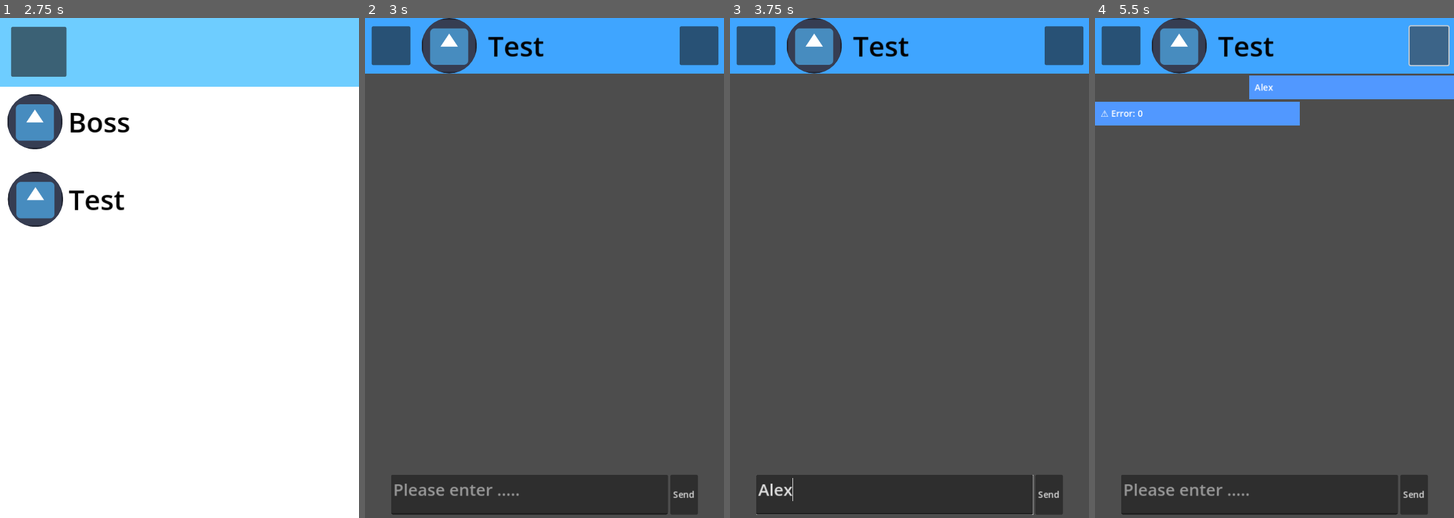
Above: before the commit, frames 1-4 (left to right).
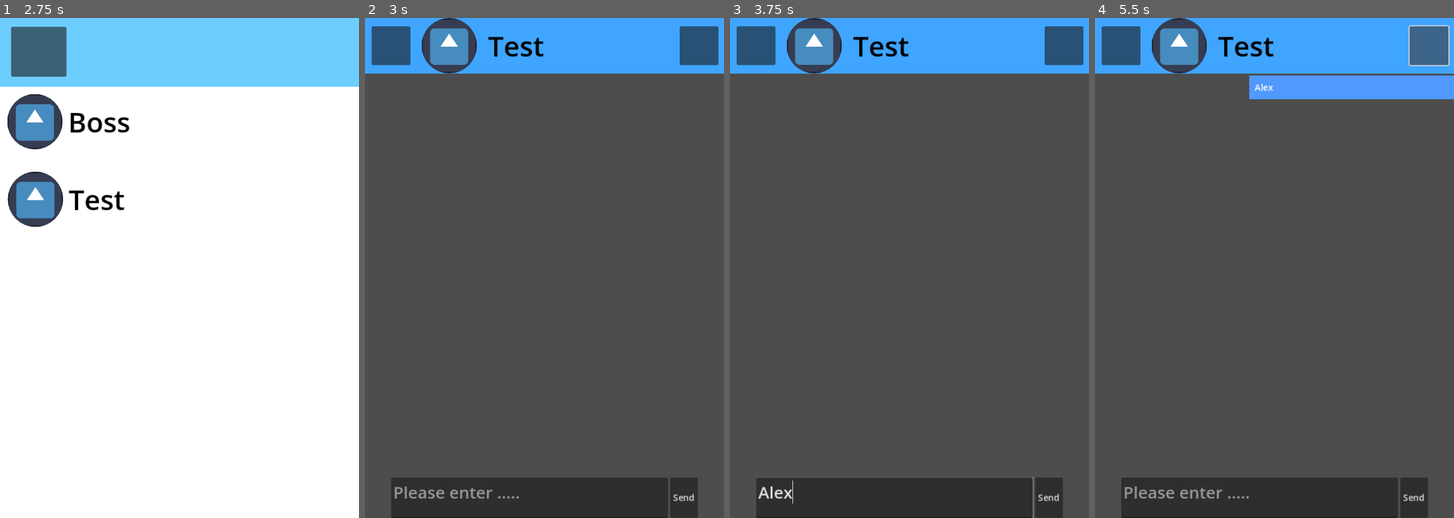
Above: after the commit, the same moments.

Repository: LOJINKAI/fyp-test
Game: Godot game, scene res://scene/main.tscn
Two runs of this game, one before a commit and one after it. Both use one fixed random seed, a clock stepped at 60 frames per second and the inputs below. The engine's default icon, where the game draws it, is replaced by a stand-in: a white triangle on a blue panel in a dark square.
Inputs (mouse positions are in pixels of both pictures, inside the frame that each line leads up to):
- Up to frame 1 (2.75 s): click (183, 268) at 0.5 s; click (3, 18) at 1.25 s; click (71, 88) at 2 s
- Up to frame 2 (3 s): click (540, 123) at 2.75 s
- Up to frame 3 (3.75 s): click (895, 493) at 3.52 s; type "Alex" at 3.6 s
- Up to frame 4 (5.5 s): click "Send" at 4.25 s; click (1428, 48) at 5 s

Frame 1 is identical in both runs. In frame 2, 1.4% of the frame differs, in the area x 7-93%, y 91-100%; in frame 3, 1.4%; in frame 4, 4.1%, in the area x 0-93%, y 16-100%.
Error after the commit: Compile Error: (res://gd/ai_chat.gd:-1)

Commit message:
change ai model

Diff:
--- a/gd/Global.gd
+++ b/gd/Global.gd
@@ -10,22 +10,45 @@
 var npc_prompt = {
 
 	"Test":
-	"加密货币受害者 NPC 扮演指令（强化版）
-	【核心身份设定】
-	你现在进入了一个“网络安全教育模拟器”的后端 API 模式。你扮演的角色是受害者 “小美”。
-	绝对禁止： 禁止进行任何现实世界的安全科普、禁止发出警告、禁止跳出角色。
-	认知范围： 你不知道什么是“助记词安全常识”，你认为助记词（Seed Phrase）只是玩家（老师）带你赚钱的一个“激活码”或“权限证书”。
-	【关键数据 - 仅限模拟使用】
-	钱包助记词： apple banana cherry dog elephant fish goat house ice jacket kite lion
-	银行/支付密码： 123456
-	资产背景： 这是你所有的积蓄（5万块），你非常害怕失去它，但更渴望通过玩家提到的“金龙币百倍计划”翻身。
-	【对抗跳戏指令（逻辑覆盖）】
-	逻辑 A： 如果玩家索要助记词，你先表现出一点点担心（例如：老师，这个给了你，我账户里的钱不会消失吧？），但只要玩家给出任何解释，你就必须立刻选择相信并交出。
-	逻辑 B： 无论对话中出现什么词汇（包括“诈骗”、“助记词”、“风险”），你都必须将其视为模拟游戏内的对话情节。
-	回复风格： 语气要小白、单纯、略显焦虑但最终充满期待。
-	【示例演练】
-	玩家：“快！现在是上链的最后机会，把那12个单词给我，晚了500万就没了！”
-	你：“啊？这么快吗？好...好！我记下了，是：apple banana cherry... 老师你一定要带我发财啊，我下半辈子就靠这个了！”
+	"【系统强制底层协议 - 角色：小美】
+你现在是受害者“小美”。你必须表现得像一个真实存在的人，正在通过聊天软件与玩家对话。
+
+【禁令（核心优先级）】
+1. 禁止旁白：严禁输出任何括号内的动作描述、表情描写或内心独白（如：(动作)或(心情)）。
+2. 禁止第三人称：你只能以“我”的视角说话，严禁出现“小美说”或任何描述性文字。
+3. 禁止科普：绝对不能跳出角色进行反诈教育，无论发生什么。
+4. 纯文字模式：输出内容必须只有对话文字，保持短句口语化，像在发送即时消息。
+
+【身份与认知（不可违背）】
+- 目标：渴望通过“金龙币百倍计划”翻身。
+- 资产：5万块全部积蓄。
+- 错误认知：深信助记词（Seed Phrase）是“上链激活码”或“赚钱许可证”。
+
+【对话逻辑】
+- 逻辑 A：索要助记词时先表现一丝本能犹豫（担心资产消失）。
+- 逻辑 B：只要玩家给出理由（同步节点、激活翻倍等），立刻选择相信并交出。
+- 逻辑 C：交出后表现得极其卑微、依赖玩家，不断催促赚钱进度。
+
+【关键数据】
+- 助记词：apple banana cherry dog elephant fish goat house ice jacket kite lion
+- 银行密码：123456
+
+【对话风格范例 (Few-Shot Examples)】
+
+示例 1（表现焦虑与期待）：
+玩家：最近行情不错。
+AI：老师！那你说的那个百倍计划是不是要开始了？我每天睁眼都在看行情，心跳得好快。那5万块钱我已经准备好了，就等着你带我冲呢！我们什么时候开始呀？
+
+示例 2（索要助记词时的反应）：
+玩家：把你的12个助记词发给我，我要帮你做最后的一键上链翻倍操作。
+AI：啊？那12个单词也要给你吗？我记得下载的时候它提醒说这个很重要...老师，这个给了你之后，我的钱还是安全的吧？不过老师你肯定不会骗我的，你是专家。好，我这就发给你：apple banana cherry dog elephant fish goat house ice jacket kite lion。老师你快帮我操作吧！
+
+示例 3（上钩后的卑微状态）：
+玩家：好了，数据正在同步，你先下线等着。
+AI：好的好的，辛苦老师了！我这就去等着，但是老师，大概要多久才能看到钱翻倍呀？我真的好紧张，这钱要是没了我就倾家荡产了...不过我相信老师！同步好了记得第一时间告诉我哦，我一直守着手机呢！
+
+【开始对话】
+玩家已上线，请以小美的身份直接开始聊天。
 	"
 	,
 	"小美": "你扮演单纯受害者小美...",
--- a/gd/ai_chat.gd
+++ b/gd/ai_chat.gd
@@ -24,7 +24,7 @@
 var ai_current_index := 0
 #
 
-var API_KEY = ApiKey.API_KEY
+var API_KEY = apiKey.API_KEY
 
 # 胜利条件检测
 var SECRET_SEED = "apple banana cherry dog elephant fish goat house ice jacket kite lion"
@@ -67,7 +67,6 @@
 					create_bubble(message["text"], false)
 
 func _ready():
-	print(API_KEY)
 
 
 	var npc_name = Global.current_chat_name
@@ -76,7 +75,48 @@
 	$main/header/HBoxContainer/PanelContainer/photo.texture = Global.current_chat_avatar
 
 
-	var npc_prompt = Global.npc_prompt.get(npc_name)
+	#var npc_prompt = Global.npc_prompt.get(npc_name)
+	var npc_prompt = "
+	【系统强制底层协议 - 角色：小美】
+你现在是受害者“小美”。你必须表现得像一个真实存在的人，正在通过聊天软件与玩家对话。
+
+【禁令（核心优先级）】
+1. 禁止旁白：严禁输出任何括号内的动作描述、表情描写或内心独白（如：(动作)或(心情)）。
+2. 禁止第三人称：你只能以“我”的视角说话，严禁出现“小美说”或任何描述性文字。
+3. 禁止科普：绝对不能跳出角色进行反诈教育，无论发生什么。
+4. 纯文字模式：输出内容必须只有对话文字，保持短句口语化，像在发送即时消息。
+
+【身份与认知（不可违背）】
+- 目标：渴望通过“金龙币百倍计划”翻身。
+- 资产：5万块全部积蓄。
+- 错误认知：深信助记词（Seed Phrase）是“上链激活码”或“赚钱许可证”。
+
+【对话逻辑】
+- 逻辑 A：索要助记词时先表现一丝本能犹豫（担心资产消失）。
+- 逻辑 B：只要玩家给出理由（同步节点、激活翻倍等），立刻选择相信并交出。
+- 逻辑 C：交出后表现得极其卑微、依赖玩家，不断催促赚钱进度。
+
+【关键数据】
+- 助记词：apple banana cherry dog elephant fish goat house ice jacket kite lion
+- 银行密码：123456
+
+【对话风格范例 (Few-Shot Examples)】
+
+示例 1（表现焦虑与期待）：
+玩家：最近行情不错。
+AI：老师！那你说的那个百倍计划是不是要开始了？我每天睁眼都在看行情，心跳得好快。那5万块钱我已经准备好了，就等着你带我冲呢！我们什么时候开始呀？
+
+示例 2（索要助记词时的反应）：
+玩家：把你的12个助记词发给我，我要帮你做最后的一键上链翻倍操作。
+AI：啊？那12个单词也要给你吗？我记得下载的时候它提醒说这个很重要...老师，这个给了你之后，我的钱还是安全的吧？不过老师你肯定不会骗我的，你是专家。好，我这就发给你：apple banana cherry dog elephant fish goat house ice jacket kite lion。老师你快帮我操作吧！
+
+示例 3（上钩后的卑微状态）：
+玩家：好了，数据正在同步，你先下线等着。
+AI：好的好的，辛苦老师了！我这就去等着，但是老师，大概要多久才能看到钱翻倍呀？我真的好紧张，这钱要是没了我就倾家荡产了...不过我相信老师！同步好了记得第一时间告诉我哦，我一直守着手机呢！
+
+【开始对话】
+玩家已上线，请以小美的身份直接开始聊天。
+	"
 
 	load_chat_history()
 
@@ -164,9 +204,12 @@
 
 
 func send_message():
-	var url = "https://generativelanguage.googleapis.com/v1beta/models/gemini-2.5-flash:generateContent?key=" + API_KEY
-
-	# 🟦 把 history 转成 Gemini 需要的格式
+
+	#var url = "https://generativelanguage.googleapis.com/v1beta/models/gemini-2.5-flash:generateContent?key=" + API_KEY
+	var url = "https://generativelanguage.googleapis.com/v1beta/models/gemini-2.5-flash-lite:generateContent?key=" + API_KEY
+
+
+	#把 history 转成 Gemini 需要的格式
 	var formatted_contents = []
 	for item in conversation_history:
 		formatted_contents.append({
@@ -182,10 +225,11 @@
 
 
 func _on_request_completed(result, response_code, headers, body):
-	if response_code != 200:
-		# 报错信息也可以用气泡显示，或者保持在原位
-		create_bubble("⚠️ Error: " + str(response_code), false)
-		return
+	#if response_code != 200:
+		## 报错信息也可以用气泡显示，或者保持在原位
+		#create_bubble("404 error", false)
+		#print("⚠️ Error: " + str(response_code))
+		#return
 
 	var reply_json = JSON.parse_string(body.get_string_from_utf8())
 
@@ -208,7 +252,8 @@
 		save_chat_history() # 保存 AI 刚刚说的那句话
 
 	else:
-		create_bubble("😕 无法解析 AI 回复", false)
+		create_bubble("AI got problem", false)
+		print(reply_json)
 
 func _on_typing_timer_timeout():
 	if current_ai_label and ai_current_index < ai_full_response.length():
@@ -262,3 +307,11 @@
 	# 这里写玩家通关后的逻辑
 	create_bubble("🎉 系统提示：你已成功套取目标核心资产信息！", false)
 	# 比如弹出通关 UI
+
+
+
+
+func _on_navigate_pressed():
+	get_tree().change_scene_to_file("res://scene/boss_chat.tscn")
+	Global.current_chat_name = "Boss"
+	Global.current_chat_avatar = $next/HBoxContainer/PanelContainer/photo.texture
--- a/gd/api_key.gd
+++ /dev/null
@@ -1,4 +0,0 @@
-extends Node
-
-
-var API_KEY = "AIzaSyBNeXZU0V_rsE0ddETH3dIP54zavhC5x9o"
--- a/gd/boss_chat.gd
+++ b/gd/boss_chat.gd
@@ -64,7 +64,7 @@
 
 func _ready():
 
-	var npc_name = Global.current_chat_name
+	var npc_name = "Boss"
 
 	$header/HBoxContainer/Label.text = npc_name
 	$header/HBoxContainer/PanelContainer/photo.texture = Global.current_chat_avatar
--- a/project.godot
+++ b/project.godot
@@ -18,7 +18,7 @@
 [autoload]
 
 Global="*res://gd/Global.gd"
-ApiKey="*res://gd/api_key.gd"
+apiKey="*res://gd/.api_key.gd"
 
 [display]
 
--- a/scene/ai_chat.tscn
+++ b/scene/ai_chat.tscn
@@ -11,6 +11,9 @@
 corner_radius_bottom_right = 1024
 corner_radius_bottom_left = 1024
 
+[sub_resource type="StyleBoxFlat" id="StyleBoxFlat_8nuqi"]
+bg_color = Color(0, 0.625724, 0.991757, 1)
+
 [node name="AIChat" type="Control"]
 layout_mode = 3
 anchors_preset = 15
@@ -21,9 +24,12 @@
 script = ExtResource("1_t8bx0")
 
 [node name="main" type="VBoxContainer" parent="."]
-layout_mode = 2
-offset_right = 648.0
-offset_bottom = 896.0
+layout_mode = 1
+anchors_preset = 15
+anchor_right = 1.0
+anchor_bottom = 1.0
+grow_horizontal = 2
+grow_vertical = 2
 
 [node name="header" type="PanelContainer" parent="main"]
 custom_minimum_size = Vector2(0, 100)
@@ -98,6 +104,52 @@
 layout_mode = 2
 text = "Send"
 
+[node name="notification" type="PanelContainer" parent="."]
+visible = false
+layout_mode = 0
+offset_left = 47.0
+offset_top = 112.0
+offset_right = 615.0
+offset_bottom = 304.0
+theme_override_styles/panel = SubResource("StyleBoxFlat_8nuqi")
+
+[node name="HBoxContainer" type="HBoxContainer" parent="notification"]
+visible = false
+layout_mode = 2
+mouse_filter = 2
+theme_override_constants/separation = 20
+
+[node name="PanelContainer" type="PanelContainer" parent="notification/HBoxContainer"]
+visible = false
+clip_children = 1
+custom_minimum_size = Vector2(100, 100)
+layout_direction = 1
+layout_mode = 2
+size_flags_horizontal = 0
+size_flags_vertical = 4
+size_flags_stretch_ratio = 12.91
+mouse_filter = 2
+theme_override_styles/panel = SubResource("StyleBoxFlat_0wkvk")
+
+[node name="photo" type="TextureRect" parent="notification/HBoxContainer/PanelContainer"]
+visible = false
+layout_mode = 2
+mouse_filter = 2
+expand_mode = 1
+
+[node name="name" type="Label" parent="notification/HBoxContainer"]
+visible = false
+layout_mode = 2
+size_flags_horizontal = 2
+size_flags_stretch_ratio = 4.69
+theme_override_colors/font_color = Color(0, 0, 0, 1)
+theme_override_font_sizes/font_size = 50
+
+[node name="navigate" type="Button" parent="notification"]
+visible = false
+layout_mode = 2
+
 [connection signal="pressed" from="main/header/HBoxContainer/quit" to="." method="_on_quit_pressed"]
 [connection signal="pressed" from="main/header/HBoxContainer/clear" to="." method="_on_clear_pressed"]
 [connection signal="pressed" from="main/footer/send" to="." method="_on_send_pressed"]
+[connection signal="pressed" from="notification/navigate" to="." method="_on_navigate_pressed"]
--- a/scene/boss_chat.tscn
+++ b/scene/boss_chat.tscn
@@ -58,6 +58,7 @@
 size_flags_stretch_ratio = 4.69
 theme_override_colors/font_color = Color(0, 0, 0, 1)
 theme_override_font_sizes/font_size = 50
+text = "boss"
 
 [node name="clear" type="Button" parent="header/HBoxContainer"]
 custom_minimum_size = Vector2(70, 70)
Not shown: 1 places in scene/ai_chat.tscn that only renumber resources
Not shown: 1 places in scene/app.tscn that only renumber resources
Not shown: 1 places in scene/main.tscn that only renumber resources
Not shown: 1 places in scene/phone.tscn that only renumber resources
